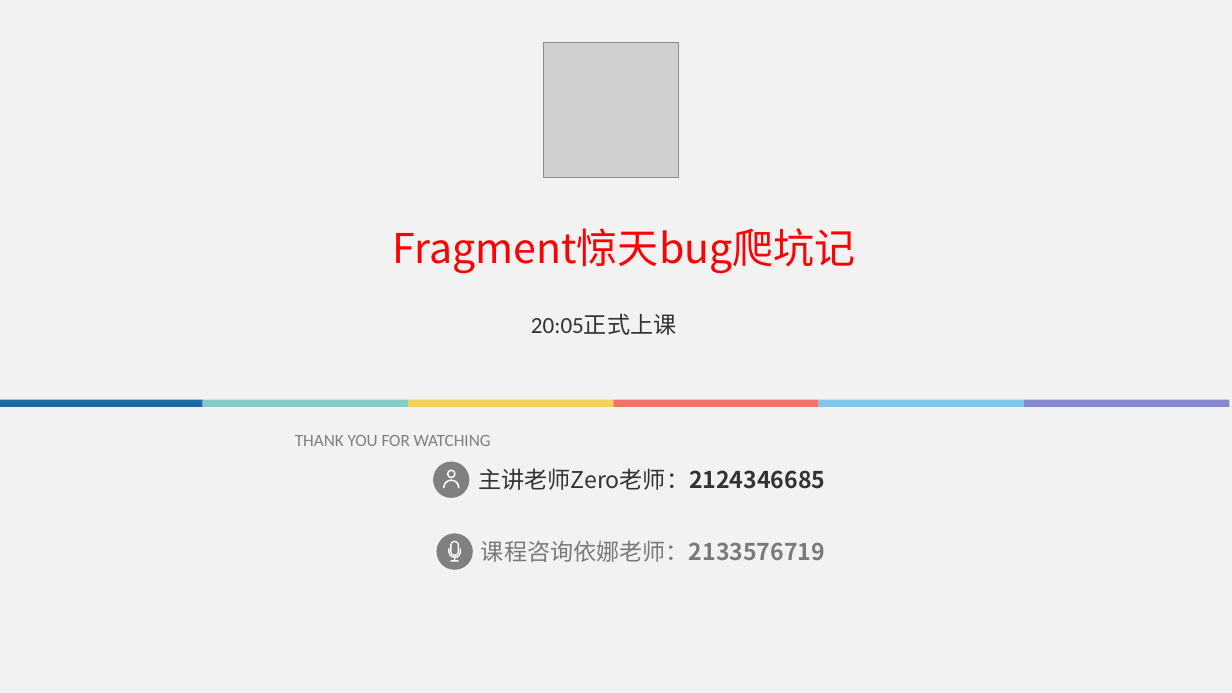
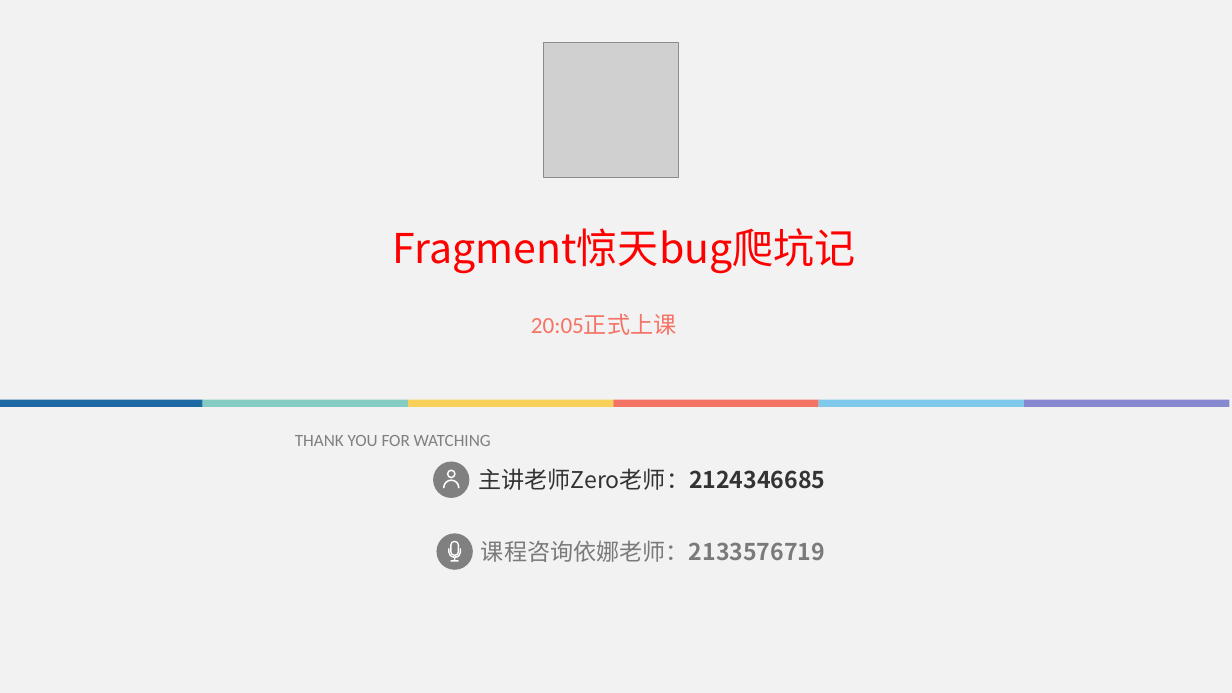
Before and after one commit to fanzhangvip/xiangxue, a slide deck: slide 1 of pre/Android Fragment爬坑记.pptx. Drawn at 1232x693 pixels with LibreOffice and Linux fonts; fonts in the diff are those of the drawing; grey boxes stand for pictures. Boxes give left, top, right and bottom in pixels: in the first picture for what was removed or moved away, otherwise in the second. Text is boxed around its words. In the diff, an @@ line names an element or a change of style, - is before the commit and + after.

```diff
--- a/pre/Android Fragment爬坑记.pptx
+++ b/pre/Android Fragment爬坑记.pptx
@@ text "20:05正式上课" at [531, 314, 676, 335]: text colour #333333 to #F57365 @@
```
Also in this commit, not shown: 3 other slides changed, 1 slide added, 34 other files.
